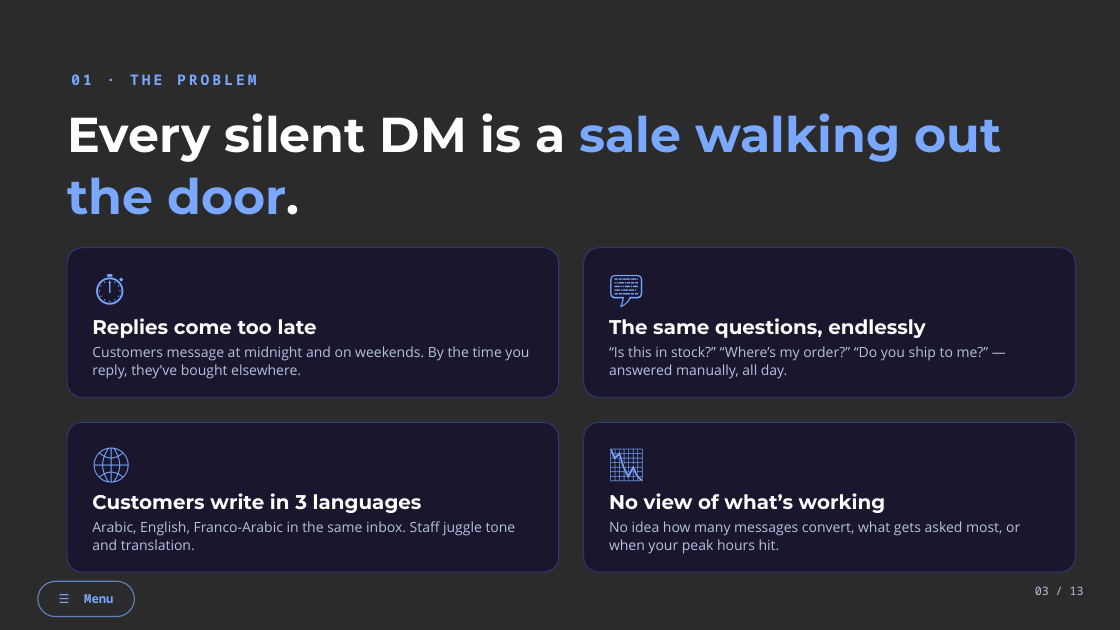
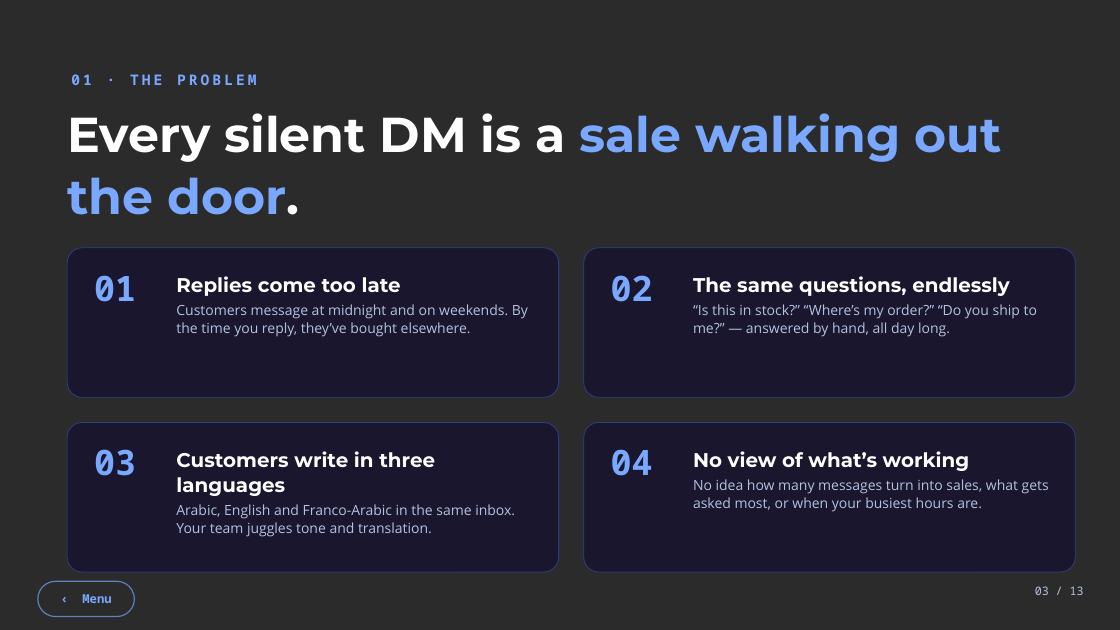
Before and after one commit to tonyhani01/luma-landing, a slide deck: slide 3 of proposal/LUMA_Business_Proposal.pptx. Drawn at 1120x630 pixels with LibreOffice and Linux fonts; fonts in the diff are those of the drawing; background and template pictures are left out; a plain dark background stands for a picture behind light text. Boxes give left, top, right and bottom in pixels: in the first picture for what was removed or moved away, otherwise in the second. Text is boxed around its words. In the diff, an @@ line names an element or a change of style, - is before the commit and + after.

```diff
--- a/proposal/LUMA_Business_Proposal.pptx
+++ b/proposal/LUMA_Business_Proposal.pptx
@@ text at <box>94,275,136,302</box>: text changed; font Open Sans to Noto Sans Mono; bold on @@
-⏱
+01
@@ text "Replies come too late" rewrapped from <box>92,346,529,379</box> to <box>176,276,528,337</box> @@
@@ text at <box>611,275,653,302</box>: text changed; font Open Sans to Noto Sans Mono; bold on @@
-💬
+02
@@ text "The same questions, endlessly": place and size @@
-text "The same questions, endlessly" at <box>609,346,989,379</box>
+text "The same questions, endlessly" at <box>693,276,1037,337</box>
@@ text at <box>693,304,1037,337</box>: text changed @@
-“Is this in stock?” “Where’s my order?” “Do you ship to me?” — answered manually, all day.
+“Is this in stock?” “Where’s my order?” “Do you ship to me?” — answered by hand, all day long.
@@ text at <box>94,449,136,476</box>: text changed; font Open Sans to Noto Sans Mono; bold on @@
-🌐
+03
@@ text at <box>611,449,653,476</box>: text changed; font Open Sans to Noto Sans Mono; bold on @@
-📉
+04
@@ text "No view of what’s working": place and size @@
-text "No view of what’s working" at <box>609,521,1020,554</box>
+text "No view of what’s working" at <box>693,451,1049,512</box>
@@ text at <box>176,451,515,537</box>: text changed @@
-Customers write in 3 languages
-Arabic, English, Franco-Arabic in the same inbox. Staff juggle tone and translation.
+Customers write in three languages
+Arabic, English and Franco-Arabic in the same inbox. Your team juggles tone and translation.
@@ text at <box>693,479,1049,512</box>: text changed @@
-No idea how many messages convert, what gets asked most, or when your peak hours hit.
+No idea how many messages turn into sales, what gets asked most, or when your busiest hours are.
@@ text in rounded rectangle at <box>82,594,111,603</box>: text changed @@
-☰ Menu
+‹ Menu
```
Also in this commit, not shown: 7 other slides changed, 2 slides added, 2 slides removed, 6 other files.
